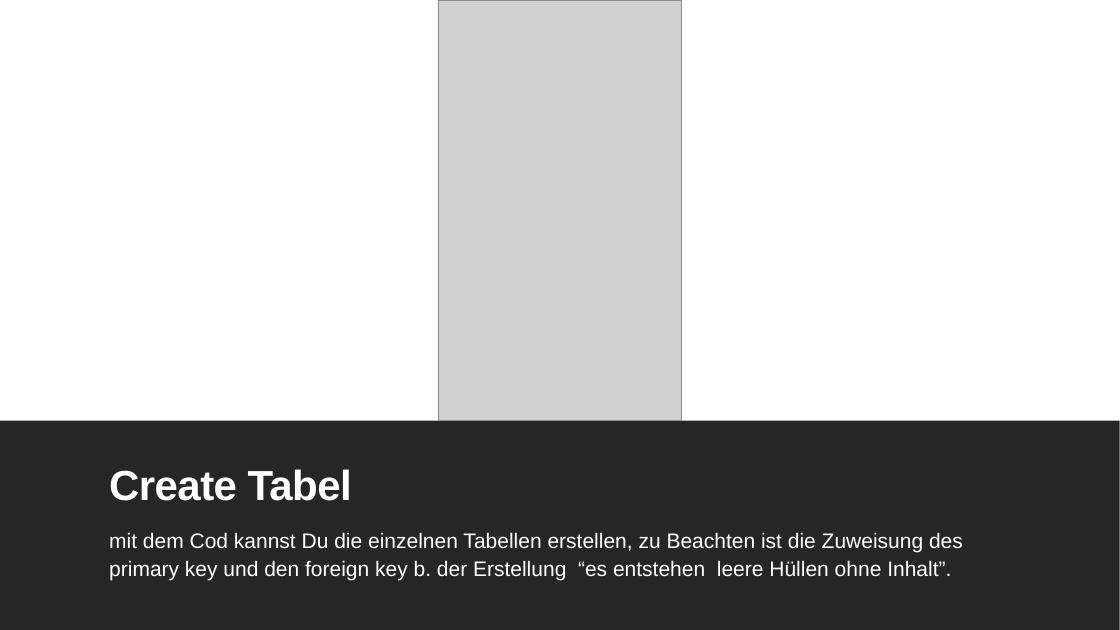
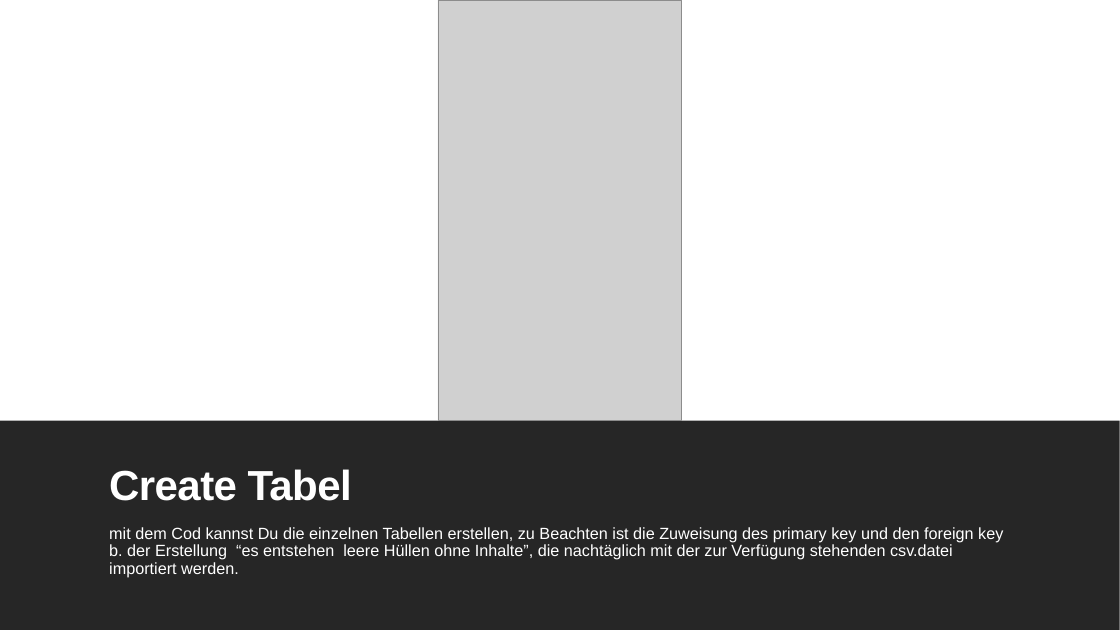
Before and after one commit to DataCraftBrigitteGeiger/Praxis-Gruppenprojekt-SQL, a slide deck: slide 5 of 12.06.23_Praxisprojekt SQL.pptx (slide 4 before the commit). Drawn at 1120x630 pixels with LibreOffice and Linux fonts; fonts in the diff are those of the drawing; grey boxes stand for pictures. Boxes give left, top, right and bottom in pixels: in the first picture for what was removed or moved away, otherwise in the second. Text is boxed around its words. In the diff, an @@ line names an element or a change of style, - is before the commit and + after.

```diff
--- a/12.06.23_Praxisprojekt SQL.pptx
+++ b/12.06.23_Praxisprojekt SQL.pptx
@@ text at box(109, 527, 1003, 578): text changed; size 18 to 13.9 pt @@
-mit dem Cod kannst Du die einzelnen Tabellen erstellen, zu Beachten ist die Zuweisung des primary key und den foreign key b. der Erstellung “es entstehen leere Hüllen ohne Inhalt”.
+mit dem Cod kannst Du die einzelnen Tabellen erstellen, zu Beachten ist die Zuweisung des primary key und den foreign key b. der Erstellung “es entstehen leere Hüllen ohne Inhalte”, die nachtäglich mit der zur Verfügung stehenden csv.datei importiert werden.
```
Also in this commit, not shown: 2 other slides changed, 6 slides added, 1 slide removed.
